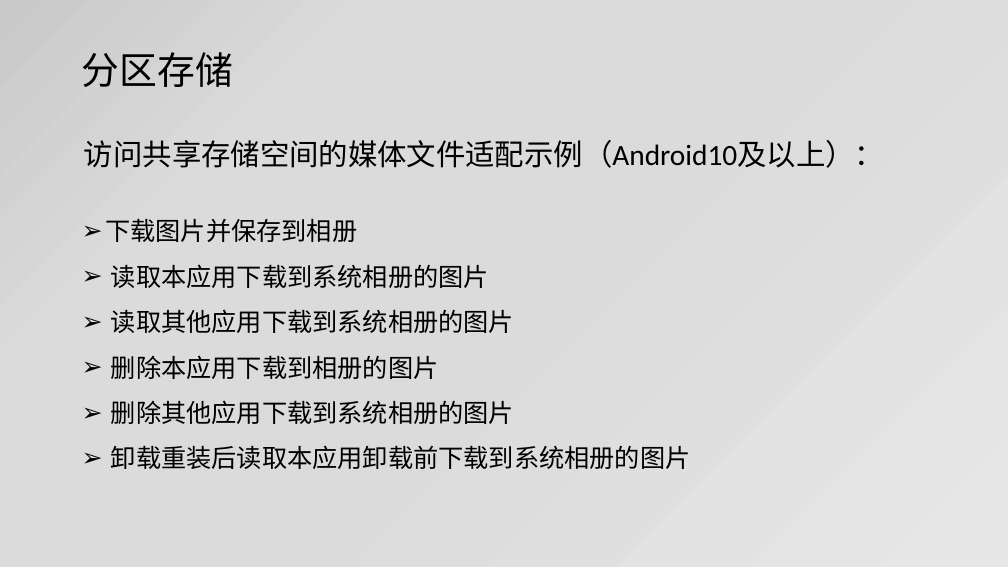
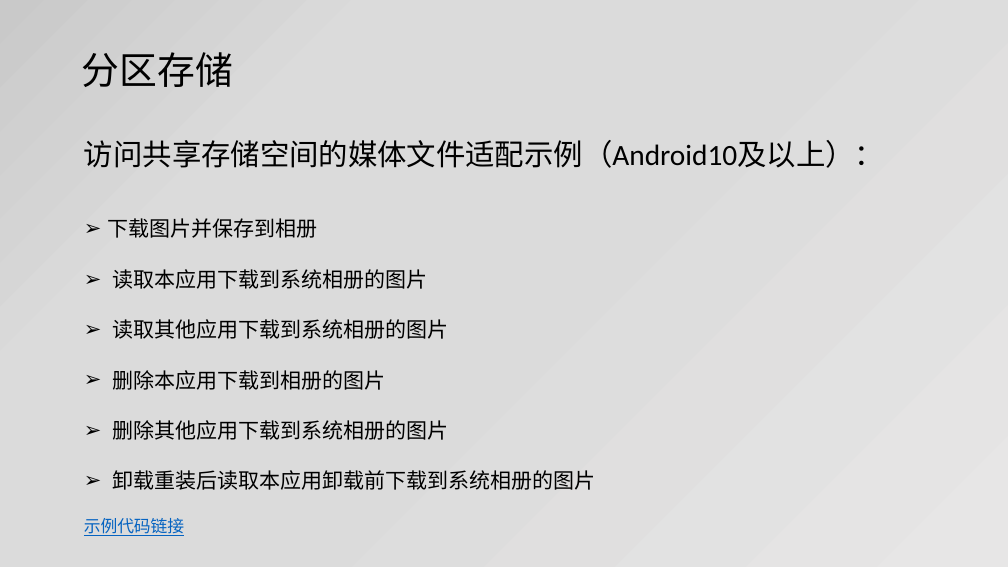
Before and after one commit to jianjunxiao/Adaptation, a slide deck: slide 10 of Android10、11适配.pptx. Drawn at 1008x567 pixels with LibreOffice and Linux fonts; fonts in the diff are those of the drawing. Boxes give left, top, right and bottom in pixels: in the first picture for what was removed or moved away, otherwise in the second. Text is boxed around its words. In the diff, an @@ line names an element or a change of style, - is before the commit and + after.

```diff
--- a/Android10、11适配.pptx
+++ b/Android10、11适配.pptx
@@ text "下载图片并保存到相册" moved from (x1=105, y1=218, x2=691, y2=469) to (x1=84, y1=218, x2=596, y2=536) @@
@@ text at (x1=107, y1=218, x2=596, y2=490): size 24 to 20 pt; line spacing 1.5 to 2 @@
@@ text at (x1=84, y1=518, x2=184, y2=536): paragraph added @@
+示例代码链接
```
Also in this commit, not shown: 10 other slides changed, 8 slides added, 1 slide removed, 8 other files.
